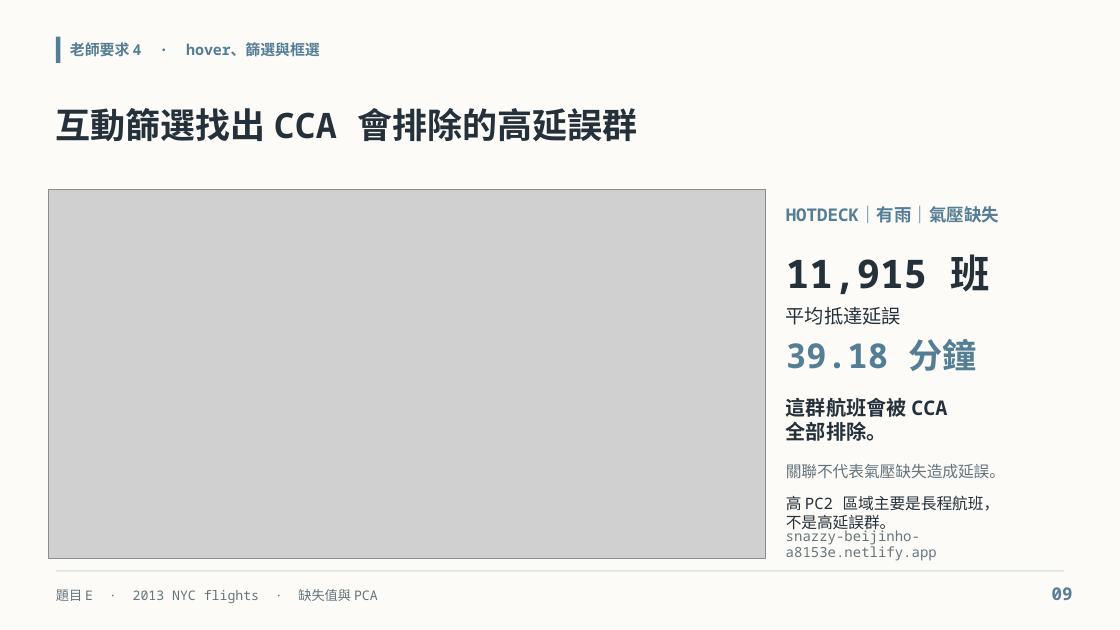
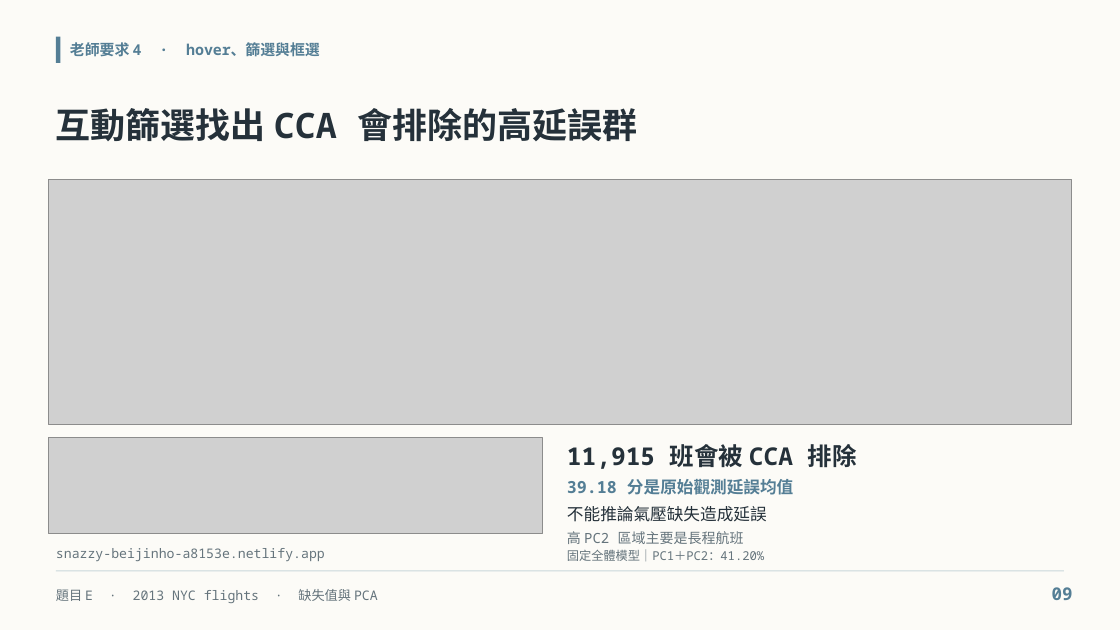
Before and after one commit to x5566078-hash/2026-, a slide deck: slide 9 of flight_eda/output/presentation/題目E_手繪混搭_7分鐘口頭報告_最終版.pptx. Drawn at 1120x630 pixels with LibreOffice and Linux fonts; fonts in the diff are those of the drawing; grey boxes stand for pictures; background and template pictures are left out. Boxes give left, top, right and bottom in pixels: in the first picture for what was removed or moved away, otherwise in the second. Text is boxed around its words. In the diff, an @@ line names an element or a change of style, - is before the commit and + after.

Commit message:
Improve slide 9 dashboard screenshot legibility

```diff
--- a/flight_eda/output/presentation/題目E_手繪混搭_7分鐘口頭報告_最終版.pptx
+++ b/flight_eda/output/presentation/題目E_手繪混搭_7分鐘口頭報告_最終版.pptx
@@ picture added at box(48, 180, 1072, 425) @@
@@ rectangle removed at box(776, 185, 1039, 555) @@
@@ text removed at box(786, 205, 999, 223) @@
-HOTDECK｜有雨｜氣壓缺失
@@ text removed at box(786, 339, 977, 371) @@
-39.18 分鐘
@@ text removed at box(786, 398, 947, 441) @@
-這群航班會被 CCA
-全部排除。
@@ picture: place and size @@
-picture at box(48, 189, 765, 559)
+picture at box(48, 438, 543, 534)
@@ rectangle added at box(555, 434, 1039, 559), fill #FCFBF7 @@
@@ text at box(567, 444, 857, 469): text changed; size 33.8 to 21 pt @@
-11,915 班
+11,915 班會被 CCA 排除
@@ text at box(567, 479, 793, 495): text changed; size 16.5 to 14.2 pt; text colour #25313A to #547E95; bold on @@
-平均抵達延誤
+39.18 分是原始觀測延誤均值
@@ text at box(567, 506, 767, 522): text changed; size 13.5 to 14.2 pt; text colour #65747C to #25313A @@
-關聯不代表氣壓缺失造成延誤。
+不能推論氣壓缺失造成延誤
@@ text at box(567, 531, 744, 544): text changed; size 13.5 to 12 pt; text colour #25313A to #65747C @@
-高 PC2 區域主要是長程航班，
-不是高延誤群。
+高 PC2 區域主要是長程航班
@@ text "snazzy-beijinho-a8153e.netlify.app": place and size @@
-text "snazzy-beijinho-a8153e.netlify.app" at box(786, 527, 937, 561)
+text "snazzy-beijinho-a8153e.netlify.app" at box(56, 548, 325, 561)
@@ text "snazzy-beijinho-a8153e.netlify.app" at box(56, 548, 325, 561): size 12 to 11.2 pt @@
@@ text added at box(567, 549, 764, 561), 10.5 pt, text #65747C @@
+固定全體模型｜PC1＋PC2：41.20%
```
Also in this commit, not shown: 1 other file.
